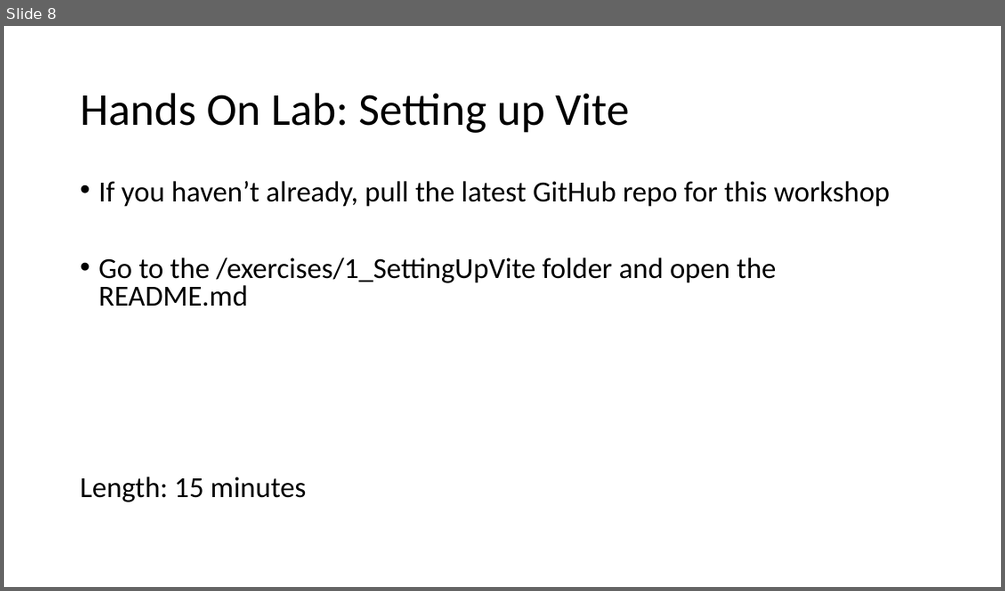
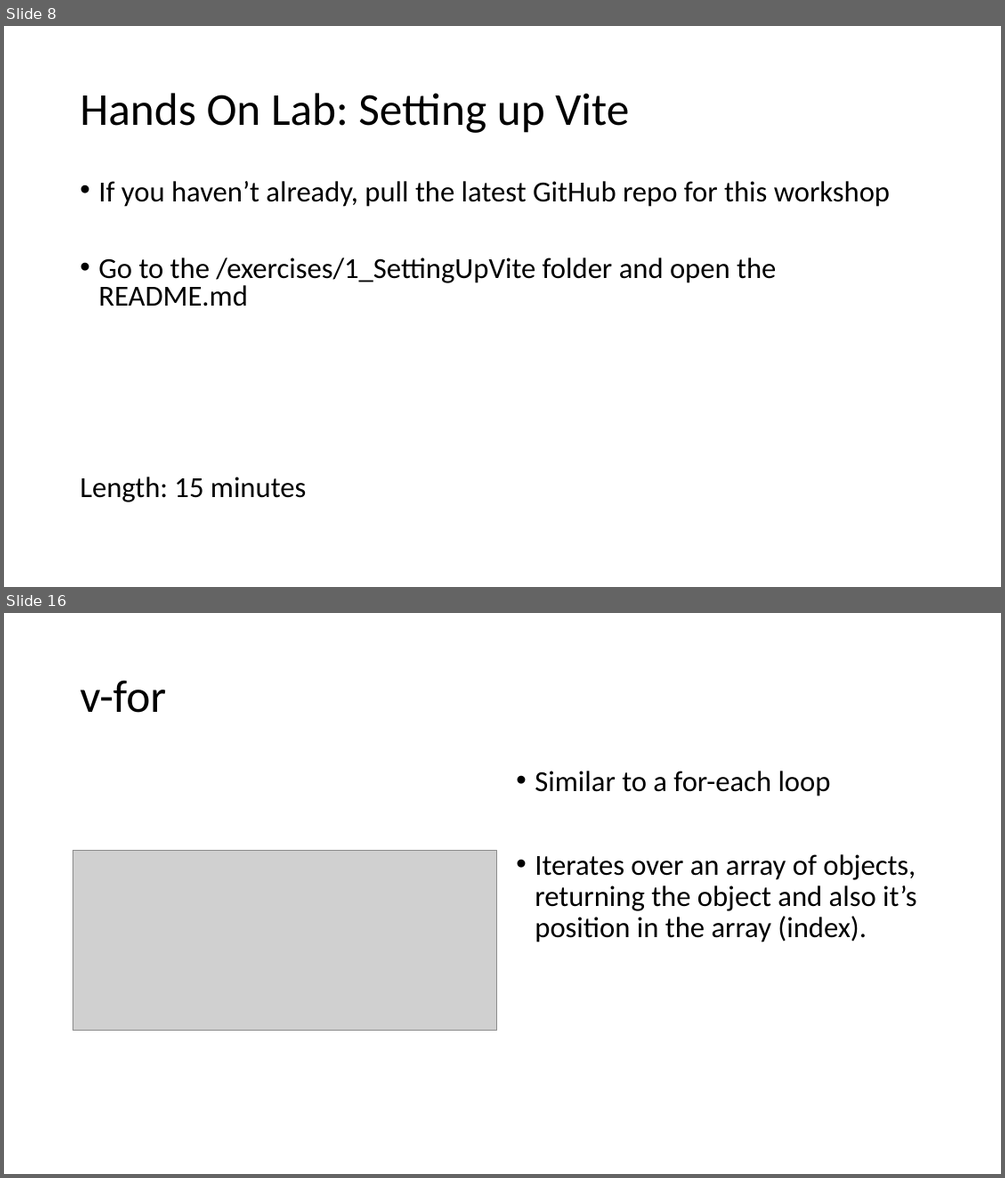
Before and after one commit to 1kevgriff/Workshop-SPA-with-ASPNETCORE-VueJS, a slide deck: Slides/2_VueJS.pptx. Shown one above the other, each under a label of ours: slide 8 before the commit, slides 8 and 16 after it; the slides between them are not shown. The pictures are 1005x591 and 1005x1178 pixels, drawn with LibreOffice and Linux fonts; fonts in the diff are those of the drawing; grey boxes stand for pictures. Boxes give left, top, right and bottom in pixels: in the first picture for what was removed or moved away, otherwise in the second. Text is boxed around its words. In the diff, an @@ line names an element or a change of style, - is before the commit and + after.

```diff
--- a/Slides/2_VueJS.pptx
+++ b/Slides/2_VueJS.pptx
@@ slide 16 added at box(4, 613, 1001, 1174), background #FFFFFF @@
@@ title added at box(80, 681, 166, 713), 44 pt, text #000000 @@
+v-for
@@ text added at box(534, 771, 916, 942), 28 pt, text #000000 @@
+• Similar to a for-each loop
+• Iterates over an array of objects, returning the object and also it’s position in the array (index).
@@ picture added at box(73, 850, 497, 1030) @@
```
Also in this commit, not shown: 1 slide changed, 12 other slides added, 22 other files.
